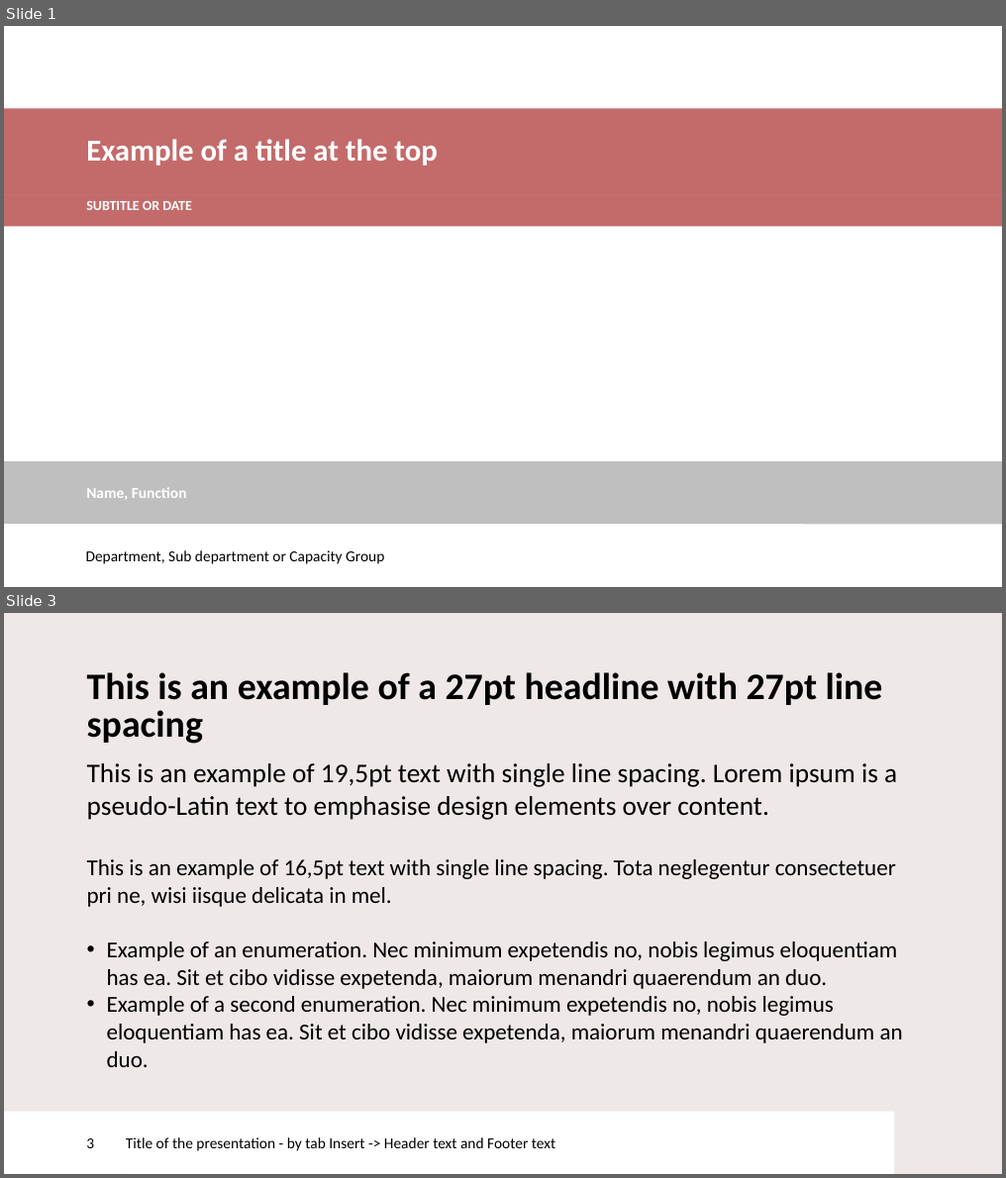
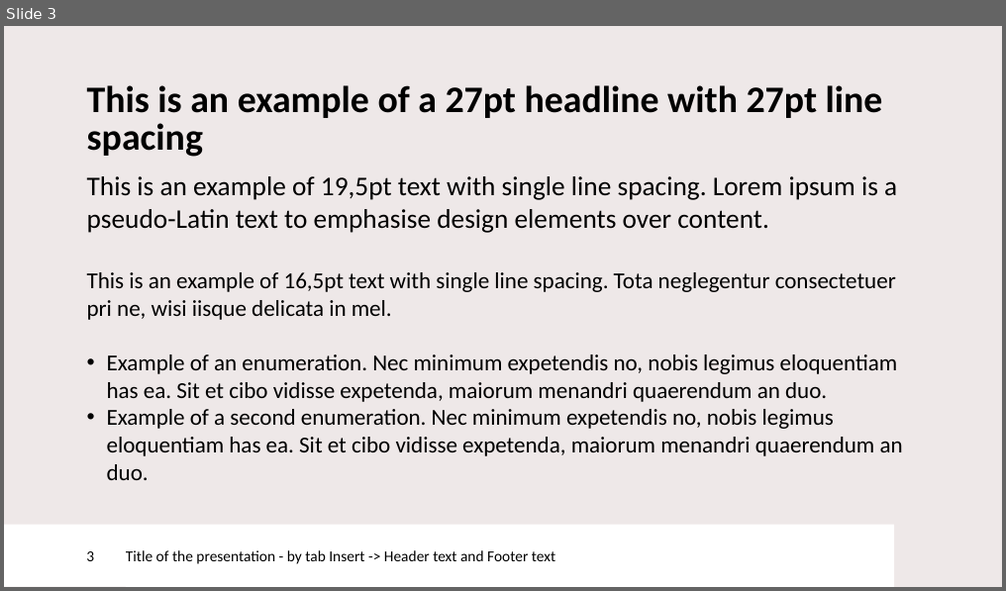
Before and after one commit to DaanKuijpers11/ews-comsol-breast-fem, a slide deck: docs/presentation/Early Warning Scan intership presentation - Daan Kuijpers.pptx. Shown one above the other, each under a label of ours: slides 1 and 3 before the commit, slide 3 after it; the slides between them are not shown. The pictures are 1006x1178 and 1006x591 pixels, drawn with LibreOffice and Linux fonts; fonts in the diff are those of the drawing; background and template pictures are left out. Boxes give left, top, right and bottom in pixels: in the first picture for what was removed or moved away, otherwise in the second. Text is boxed around its words. In the diff, an @@ line names an element or a change of style, - is before the commit and + after.

```diff
--- a/docs/presentation/Early Warning Scan intership presentation - Daan Kuijpers.pptx
+++ b/docs/presentation/Early Warning Scan intership presentation - Daan Kuijpers.pptx
@@ slide 1 removed at box(4, 26, 1002, 587), background picture (left out) @@
@@ rectangle removed at box(4, 109, 1002, 227) @@
@@ title removed at box(4, 109, 1002, 195) @@
-Example of a title at the top
@@ subtitle removed at box(4, 194, 1002, 226) @@
-SUBTITLE OR DATE
@@ text removed at box(4, 461, 1002, 524) @@
-Name, Function
@@ text removed at box(4, 524, 805, 586) @@
-Department, Sub department or Capacity Group
```
Also in this commit, not shown: 1 slide changed, 1 slide added, 12 other files.
